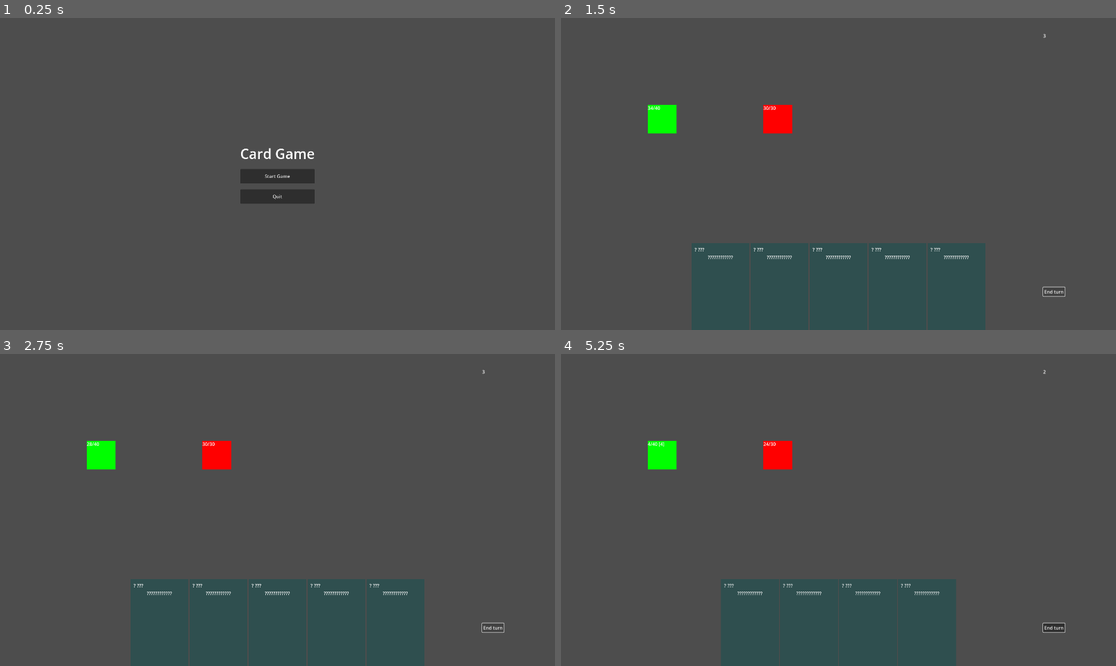
Above: before the commit, frames 1-4 (two rows, left to right).
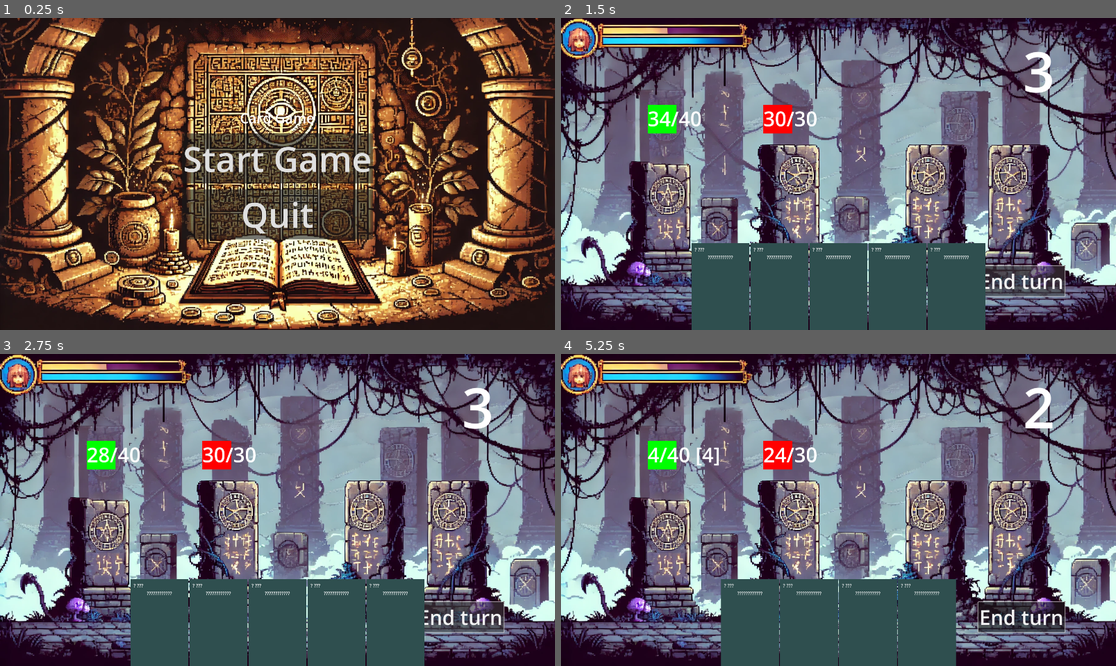
Above: after the commit, the same moments.

Repository: Pixel-Pilgrims/game-off-2024
Game: Godot game, scene res://scenes/Main.tscn
Same seed, same stepped clock (60 frames per second), same inputs: the game is played once before the commit and once after it.
Inputs (mouse positions are in pixels of both pictures, inside the frame that each line leads up to):
- Up to frame 1 (0.25 s): no input
- Up to frame 2 (1.5 s): click "Start Game" at 0.5 s; click "End turn" at 1.25 s
- Up to frame 3 (2.75 s): click "End turn" at 2 s
- Up to frame 4 (5.25 s): click "End turn" at 2.75 s; tap Enter at 3.5, 5 s; move the mouse to (721, 622) at 3.52 s; click (721, 622) at 3.67 s; tap Space at 4.25 s; move the mouse to (749, 622) at 4.27 s; click (749, 622) at 4.42 s; move the mouse to (721, 622) at 5.02 s; click (721, 622) at 5.17 s

The runs differ from the first frame. In frame 1, 99% of the frame differs, in the area x 0-100%, y 0-100%; in frame 2, 80%; in frame 3, 80%; in frame 4, 83%.

Commit message:
feat: add temporary backgrounds and a pause menu

Diff:
--- a/project.godot
+++ b/project.godot
@@ -16,7 +16,7 @@
 [application]
 
 config/name="New Game Project"
-run/main_scene="res://scenes/Main.tscn"
+run/main_scene="res://scenes/main.tscn"
 config/features=PackedStringArray("4.3", "GL Compatibility")
 
 [autoload]
--- a/scenes/Combat.tscn
+++ b/scenes/Combat.tscn
@@ -1,24 +1,32 @@
-[gd_scene load_steps=8 format=3 uid="uid://bqup6jb3jks6m"]
+[gd_scene load_steps=10 format=3 uid="uid://bqup6jb3jks6m"]
 
-[ext_resource type="Script" path="res://scripts/managers/combat_manager.gd" id="1_evyhb"]
-[ext_resource type="Script" path="res://scripts/combat.gd" id="1_nxceq"]
-[ext_resource type="Script" path="res://scripts/managers/hand_manager.gd" id="2_h8j1s"]
-[ext_resource type="Script" path="res://scripts/enemy.gd" id="3_eptra"]
-[ext_resource type="Script" path="res://scripts/player.gd" id="4_b6im6"]
-[ext_resource type="Script" path="res://scripts/managers/decoder_manager.gd" id="4_w75aa"]
-[ext_resource type="PackedScene" uid="uid://duyk27ghemr8s" path="res://scenes/decode_ui.tscn" id="6_jgfcw"]
+[ext_resource type="Script" path="res://scripts/combat.gd" id="1_5fcjk"]
+[ext_resource type="Script" path="res://scripts/managers/combat_manager.gd" id="2_305ab"]
+[ext_resource type="Script" path="res://scripts/managers/hand_manager.gd" id="3_bdk6y"]
+[ext_resource type="Script" path="res://scripts/managers/decoder_manager.gd" id="4_vgm5a"]
+[ext_resource type="Script" path="res://scripts/managers/pause_manager.gd" id="5_pl43j"]
+[ext_resource type="Script" path="res://scripts/background_system.gd" id="6_ucnrj"]
+[ext_resource type="Script" path="res://scripts/player.gd" id="7_dwwk6"]
+[ext_resource type="Script" path="res://scripts/enemy.gd" id="8_grmhu"]
+[ext_resource type="PackedScene" uid="uid://duyk27ghemr8s" path="res://scenes/decode_ui.tscn" id="9_1iax2"]
 
 [node name="Combat" type="Node2D"]
-script = ExtResource("1_nxceq")
+script = ExtResource("1_5fcjk")
 
 [node name="CombatManager" type="Node" parent="."]
-script = ExtResource("1_evyhb")
+script = ExtResource("2_305ab")
 
 [node name="HandManager" type="Node" parent="."]
-script = ExtResource("2_h8j1s")
+script = ExtResource("3_bdk6y")
 
 [node name="DecoderManager" type="Node" parent="."]
-script = ExtResource("4_w75aa")
+script = ExtResource("4_vgm5a")
+
+[node name="PauseManager" type="Node" parent="."]
+script = ExtResource("5_pl43j")
+
+[node name="BackgroundSystem" type="Node" parent="."]
+script = ExtResource("6_ucnrj")
 
 [node name="PlayArea" type="Control" parent="."]
 layout_mode = 3
@@ -40,12 +48,13 @@
 [node name="HealthLabel" type="Label" parent="Player"]
 offset_right = 40.0
 offset_bottom = 23.0
-text = "20
+theme_override_font_sizes/font_size = 70
+text = "<player_health>
 "
 
 [node name="Enemy" type="Node2D" parent="."]
 position = Vector2(700, 300)
-script = ExtResource("3_eptra")
+script = ExtResource("8_grmhu")
 
 [node name="Visual" type="ColorRect" parent="Enemy"]
 offset_right = 100.0
@@ -55,7 +64,8 @@
 [node name="HealthLabel" type="Label" parent="Enemy"]
 offset_right = 40.0
 offset_bottom = 23.0
-text = "10"
+theme_override_font_sizes/font_size = 70
+text = "<enemy_health>"
 
 [node name="UI" type="CanvasLayer" parent="."]
 
@@ -77,7 +87,8 @@
 offset_right = -212.0
 offset_bottom = 73.0
 grow_horizontal = 0
-text = "6"
+theme_override_font_sizes/font_size = 193
+text = "<energy>"
 
 [node name="EndTurnButton" type="Button" parent="UI/HUD"]
 layout_mode = 1
@@ -92,6 +103,7 @@
 offset_bottom = -117.0
 grow_horizontal = 0
 grow_vertical = 0
+theme_override_font_sizes/font_size = 70
 text = "End turn"
 
 [node name="HandContainer" type="HBoxContainer" parent="UI/HUD"]
--- a/scenes/MainMenu.tscn
+++ b/scenes/main_menu.tscn
@@ -1,6 +1,7 @@
-[gd_scene load_steps=2 format=3 uid="uid://bxru22786wp6n"]
+[gd_scene load_steps=3 format=3 uid="uid://bxru22786wp6n"]
 
-[ext_resource type="Script" path="res://scripts/main_menu.gd" id="1_qcqg6"]
+[ext_resource type="Script" path="res://scripts/main_menu.gd" id="1_f1qkp"]
+[ext_resource type="Script" path="res://scripts/background_system.gd" id="2_54lwu"]
 
 [node name="MainMenu" type="Control"]
 layout_mode = 3
@@ -9,9 +10,10 @@
 anchor_bottom = 1.0
 grow_horizontal = 2
 grow_vertical = 2
-script = ExtResource("1_qcqg6")
+script = ExtResource("1_f1qkp")
 
 [node name="CenterContainer" type="CenterContainer" parent="."]
+z_index = 100
 layout_mode = 1
 anchors_preset = 15
 anchor_right = 1.0
@@ -32,9 +34,14 @@
 [node name="StartButton" type="Button" parent="CenterContainer/VBoxContainer"]
 custom_minimum_size = Vector2(200, 50)
 layout_mode = 2
+theme_override_font_sizes/font_size = 120
 text = "Start Game"
 
 [node name="QuitButton" type="Button" parent="CenterContainer/VBoxContainer"]
 custom_minimum_size = Vector2(200, 50)
 layout_mode = 2
+theme_override_font_sizes/font_size = 120
 text = "Quit"
+
+[node name="BackgroundSystem" type="Node" parent="."]
+script = ExtResource("2_54lwu")
--- /dev/null
+++ b/scenes/pause_menu.tscn
@@ -0,0 +1,71 @@
+[gd_scene load_steps=2 format=3]
+
+[ext_resource type="Script" path="res://scripts/pause_menu.gd" id="1_p7luq"]
+
+[node name="PauseMenu" type="Control"]
+process_mode = 3
+layout_mode = 3
+anchors_preset = 15
+anchor_right = 1.0
+anchor_bottom = 1.0
+grow_horizontal = 2
+grow_vertical = 2
+script = ExtResource("1_p7luq")
+
+[node name="ColorRect" type="ColorRect" parent="."]
+layout_mode = 1
+anchors_preset = 15
+anchor_right = 1.0
+anchor_bottom = 1.0
+grow_horizontal = 2
+grow_vertical = 2
+color = Color(0, 0, 0, 0.5)
+mouse_filter = 1
+
+[node name="PanelContainer" type="PanelContainer" parent="."]
+layout_mode = 1
+anchors_preset = 8
+anchor_left = 0.5
+anchor_top = 0.5
+anchor_right = 0.5
+anchor_bottom = 0.5
+offset_left = -100.0
+offset_top = -68.0
+offset_right = 100.0
+offset_bottom = 68.0
+grow_horizontal = 2
+grow_vertical = 2
+mouse_filter = 1
+
+[node name="MarginContainer" type="MarginContainer" parent="PanelContainer"]
+layout_mode = 2
+theme_override_constants/margin_left = 16
+theme_override_constants/margin_top = 16
+theme_override_constants/margin_right = 16
+theme_override_constants/margin_bottom = 16
+mouse_filter = 1
+
+[node name="VBoxContainer" type="VBoxContainer" parent="PanelContainer/MarginContainer"]
+layout_mode = 2
+theme_override_constants/separation = 16
+mouse_filter = 1
+
+[node name="Label" type="Label" parent="PanelContainer/MarginContainer/VBoxContainer"]
+layout_mode = 2
+theme_override_font_sizes/font_size = 32
+text = "PAUSED"
+horizontal_alignment = 1
+
+[node name="ResumeButton" type="Button" parent="PanelContainer/MarginContainer/VBoxContainer"]
+custom_minimum_size = Vector2(200, 50)
+layout_mode = 2
+size_flags_horizontal = 4
+mouse_default_cursor_shape = 2
+text = "Resume"
+
+[node name="QuitButton" type="Button" parent="PanelContainer/MarginContainer/VBoxContainer"]
+custom_minimum_size = Vector2(200, 50)
+layout_mode = 2
+size_flags_horizontal = 4
+mouse_default_cursor_shape = 2
+text = "Quit to Menu"
--- /dev/null
+++ b/scripts/background_system.gd
@@ -0,0 +1,38 @@
+extends Node
+
+# Preload the background textures
+const MAIN_MENU_BG = preload("res://assets/backgrounds/main_menu_bg.webp")
+const COMBAT_BG = preload("res://assets/backgrounds/combat_bg.webp")
+
+func _ready():
+	setup_background()
+
+func setup_background():
+	# Create a TextureRect node as the background
+	var background = TextureRect.new()
+
+	# Set it to fill the entire viewport
+	background.set_anchors_preset(Control.PRESET_FULL_RECT)
+
+	# Make sure it stays behind other elements
+	background.z_index = -1
+
+	# Ignore mouse input so controls underneath work
+	background.mouse_filter = Control.MOUSE_FILTER_IGNORE
+
+	# Get the parent scene name directly
+	var current_scene = get_parent().name
+	print("Current scene: ", current_scene)  # Debug print
+
+	# Set the texture based on the current scene
+	if current_scene == "MainMenu":
+		background.texture = MAIN_MENU_BG
+	elif current_scene == "Combat":
+		background.texture = COMBAT_BG
+
+	# Set the stretch mode to cover the entire area while maintaining aspect ratio
+	background.stretch_mode = TextureRect.STRETCH_KEEP_ASPECT_COVERED
+
+	# Add the background as the first child
+	add_child(background)
+	move_child(background, 0)
--- a/scripts/cards/card.gd
+++ b/scripts/cards/card.gd
@@ -92,8 +92,6 @@
 	var popup = PopupMenu.new()
 	add_child(popup)
 
-	var decoder = get_node("/root/Main/Combat/DecoderManager")
-
 	# Add decode options
 	if not is_aspect_decoded("cost"):
 		popup.add_item("Decode Cost (2 points)", 0)
--- a/scripts/main.gd
+++ b/scripts/main.gd
@@ -1,7 +1,7 @@
 extends Node
 
-@onready var combat_scene = preload("res://scenes/Combat.tscn")
-@onready var menu_scene = preload("res://scenes/MainMenu.tscn")
+@onready var combat_scene = preload("res://scenes/combat.tscn")
+@onready var menu_scene = preload("res://scenes/main_menu.tscn")
 
 var current_scene: Node = null
 
--- a/scripts/main_menu.gd
+++ b/scripts/main_menu.gd
@@ -5,7 +5,9 @@
 	$CenterContainer/VBoxContainer/QuitButton.pressed.connect(_on_quit_pressed)
 
 func _on_start_pressed():
+	print("start pressed")
 	get_node("/root/Main").start_combat()
 
 func _on_quit_pressed():
+	print("quit pressed")
 	get_tree().quit()
--- a/scripts/managers/decoder_manager.gd
+++ b/scripts/managers/decoder_manager.gd
@@ -17,13 +17,13 @@
 	# Update UI on startup
 	points_changed.emit(available_points)
 
-func can_decode_aspect(card: Node, aspect: String) -> bool:
+func can_decode_aspect(aspect: String) -> bool:
 	if not DECODE_COSTS.has(aspect):
 		return false
 	return available_points >= DECODE_COSTS[aspect]
 
 func decode_aspect(card: Node, aspect: String) -> void:
-	if not can_decode_aspect(card, aspect):
+	if not can_decode_aspect(aspect):
 		return
 
 	var cost = DECODE_COSTS[aspect]
--- /dev/null
+++ b/scripts/managers/pause_manager.gd
@@ -0,0 +1,34 @@
+extends Node
+
+const PAUSE_MENU = preload("res://scenes/pause_menu.tscn")
+
+var pause_menu: Control
+var is_paused: bool = false
+
+func _ready() -> void:
+	process_mode = Node.PROCESS_MODE_ALWAYS
+	pause_menu = PAUSE_MENU.instantiate()
+	add_child(pause_menu)
+	pause_menu.resume_pressed.connect(_on_resume)
+	pause_menu.quit_pressed.connect(_on_quit)
+
+func _unhandled_input(event: InputEvent) -> void:
+	if event.is_action_pressed("ui_cancel"):  # ESC key
+		toggle_pause()
+
+func toggle_pause() -> void:
+	is_paused = !is_paused
+	get_tree().paused = is_paused
+
+	if is_paused:
+		pause_menu.open()
+	else:
+		pause_menu.close()
+
+func _on_resume() -> void:
+	toggle_pause()
+
+func _on_quit() -> void:
+	# You might want to confirm before quitting
+	get_tree().paused = false
+	get_node("/root/Main").show_main_menu()
--- /dev/null
+++ b/scripts/pause_menu.gd
@@ -0,0 +1,23 @@
+extends Control
+
+signal resume_pressed
+signal quit_pressed
+
+func _ready() -> void:
+	hide()
+	$PanelContainer/MarginContainer/VBoxContainer/ResumeButton.pressed.connect(_on_resume_pressed)
+	$PanelContainer/MarginContainer/VBoxContainer/QuitButton.pressed.connect(_on_quit_pressed)
+
+func _on_resume_pressed() -> void:
+	resume_pressed.emit()
+	hide()
+
+func _on_quit_pressed() -> void:
+	quit_pressed.emit()
+
+func open() -> void:
+	show()
+	$PanelContainer/MarginContainer/VBoxContainer/ResumeButton.grab_focus()
+
+func close() -> void:
+	hide()
Binary file added: assets/backgrounds/combat_bg.webp
Not shown, added: assets/backgrounds/combat_bg.webp.import
Binary file added: assets/backgrounds/main_menu_bg.webp
Not shown, added: assets/backgrounds/main_menu_bg.webp.import
Not shown: 2 places in scenes/Combat.tscn that only renumber resources
